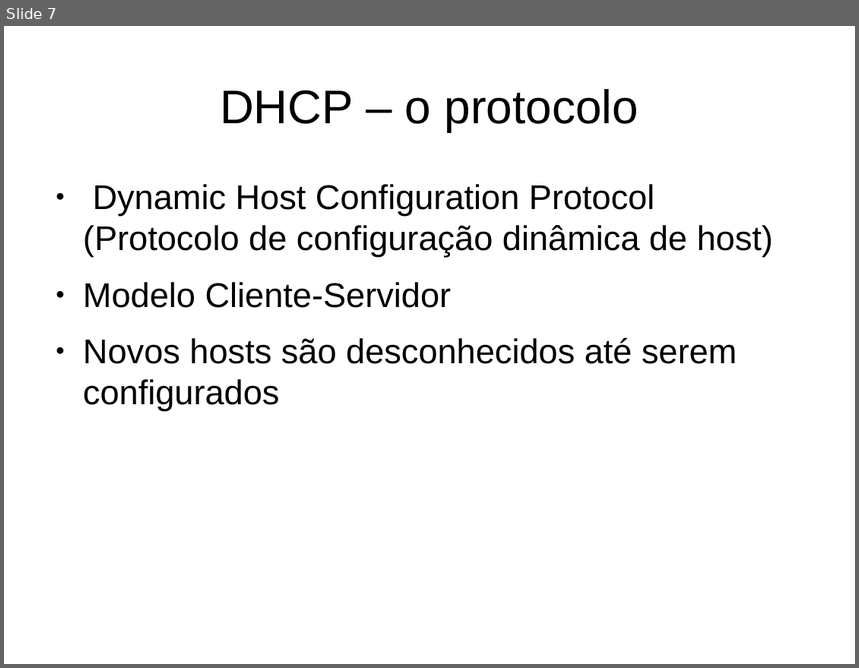
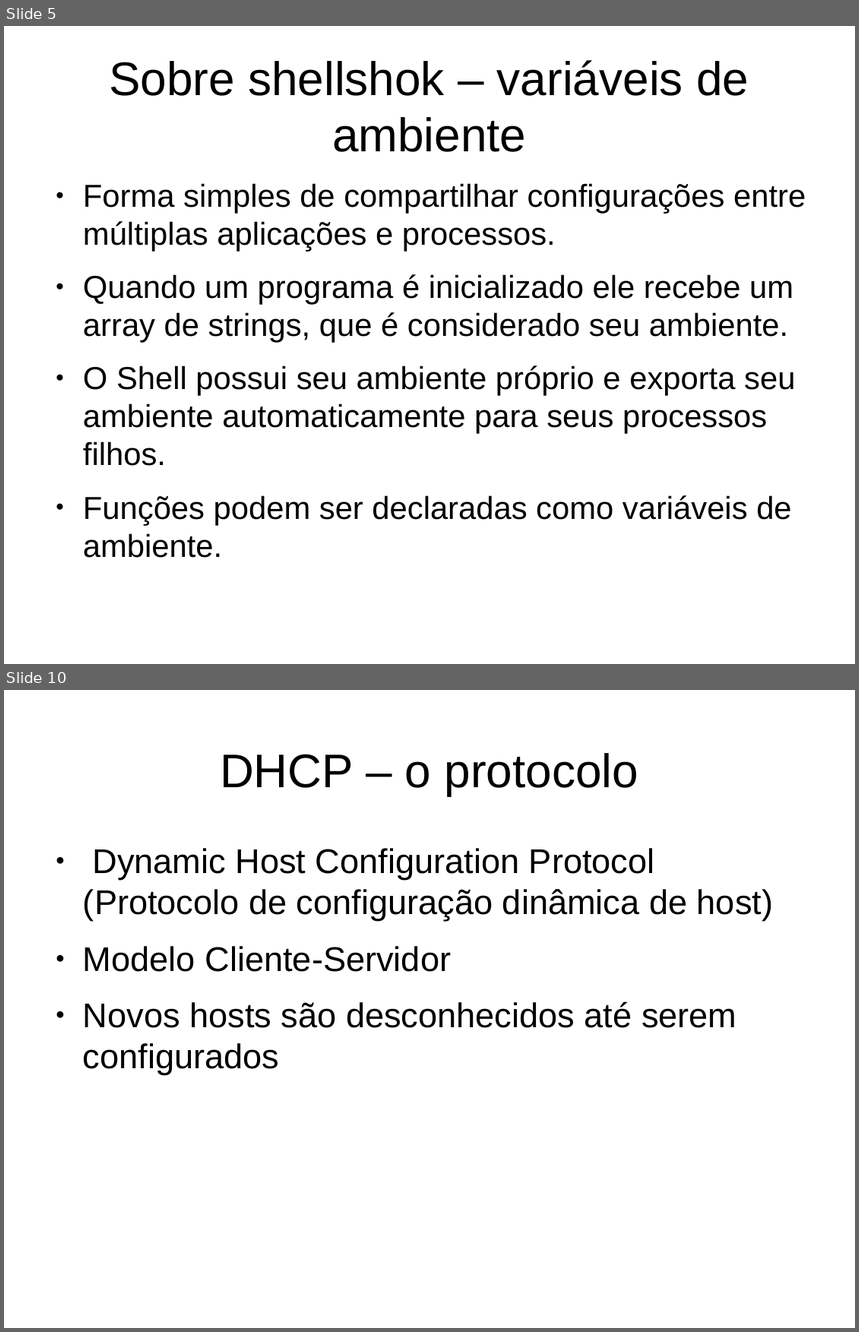
Before and after one commit to Evnsan/MAC0448, a slide deck: ep4/apresentacao.odp. Shown one above the other, each under a label of ours: slide 7 before the commit, slides 5 and 10 after it; the slides between them are not shown. The pictures are 859x668 and 859x1332 pixels, drawn with LibreOffice and Linux fonts; fonts in the diff are those of the drawing. Boxes give left, top, right and bottom in pixels: in the first picture for what was removed or moved away, otherwise in the second. Text is boxed around its words. In the diff, an @@ line names an element or a change of style, - is before the commit and + after.

```diff
--- a/ep4/apresentacao.odp
+++ b/ep4/apresentacao.odp
@@ slide 5 added at (4,26,855,664), background #FFFFFF @@
@@ title added at (110,60,749,152), 44 pt, text #000000 @@
+Sobre shellshok – variáveis de ambiente
@@ text added at (83,183,806,558), 29.6 pt, text #000000 @@
+● Forma simples de compartilhar configurações entre múltiplas aplicações e processos.
+● Quando um programa é inicializado ele recebe um array de strings, que é considerado seu ambiente.
+● O Shell possui seu ambiente próprio e exporta seu ambiente automaticamente para seus processos filhos.
+● Funções podem ser declaradas como variáveis de ambiente.
@@ what was slide 7 is now slide 10 @@
```
Also in this commit, not shown: 1 slide changed, 7 other slides added, 5 slides removed.
